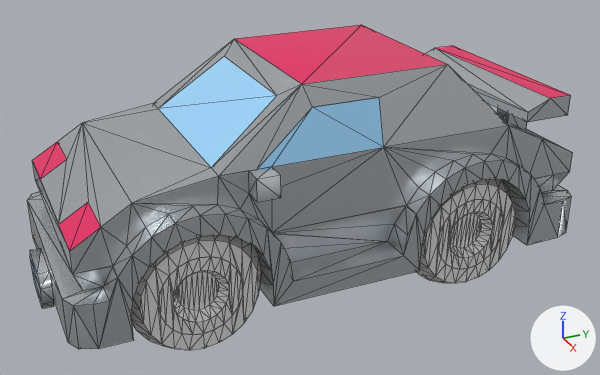
The glTF model 3d/assets/looktest_kenney.glb as it was, and as the next commit left it.
Camera for both pictures: a 50 mm camera at (5.31, -2.35, 3.35) aimed at (0.06, 0.01, 0.73). Every picture has the same lights, and +X, +Y and +Z are marked at lower right. The first picture is the older version. Mesh edges are drawn as thin lines. Where no turn or scale is listed for an object, it has been applied to the vertices. Vertices at exactly the same position are counted once.

In view in the first picture: 'LuluCar_body.001', 'Wheel_FL.001', 'Wheel_RL.001'.
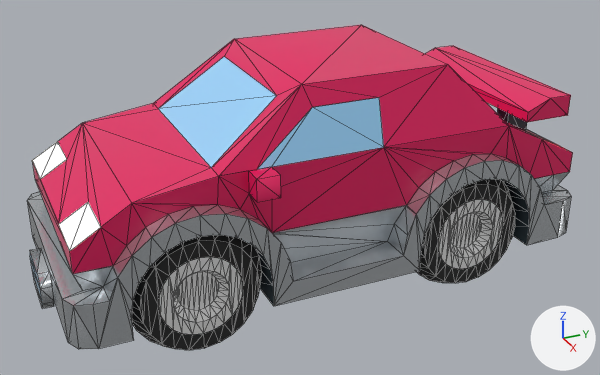
What differs and where, as boxes (x1, y1, x2, y2) in the pictures (600 x 375 px):
```json
{"part": 1, "of": "me_lulucar_body_001", "change": "recoloured", "before": [32, 39, 573, 274], "after": [32, 39, 573, 274], "on screen": "light grey to pink"}
{"part": 2, "of": "me_lulucar_body_001", "change": "recoloured", "before": [255, 108, 529, 306], "after": [255, 108, 529, 306]}
{"part": 3, "of": "me_lulucar_body_001", "change": "recoloured", "before": [33, 142, 101, 251], "after": [33, 142, 101, 251], "on screen": "pink to pale yellow"}
{"part": 4, "of": "me_wheel_fl_001", "change": "recoloured", "before": [132, 235, 262, 350], "after": [132, 235, 262, 350], "on screen": "white to black"}
{"part": 5, "of": "me_wheel_rl_001", "change": "recoloured", "before": [417, 179, 515, 283], "after": [417, 179, 515, 283]}
```

The change, as JSON lines over the scene's bpy script:
```json
{"op": "add", "block": "mat_tire", "code": ["mat_tire = principled_material('Tire')", "mat_tire.base_color = (0.0194, 0.0194, 0.0194)  # black #262626", "mat_tire.roughness = 0.9"]}
{"op": "add", "block": "mat_taillight", "code": ["mat_taillight = principled_material('Taillight')", "mat_taillight.base_color = (1.0, 0.00857, 0.0578)  # red #ff1744", "mat_taillight.roughness = 0.3", "mat_taillight.emission_color = (1.0, 0.00857, 0.0578)  # red #ff1744", "mat_taillight.emission_strength = 1.2"]}
{"op": "add", "block": "mat_headlight", "code": ["mat_headlight = principled_material('Headlight')", "mat_headlight.base_color = (1.0, 0.939, 0.753)  # pale yellow #fff8e1", "mat_headlight.roughness = 0.2", "mat_headlight.emission_color = (1.0, 0.939, 0.753)  # pale yellow #fff8e1", "mat_headlight.emission_strength = 2.0"]}
{"block": "me_lulucar_body_001", "where": "me_lulucar_body_001.from_pydata(...)  # 388 vertices, 759 faces; spans x -0.91..0.91, y -1.97..2.05, z 0.24..1.74"}
{"block": "me_lulucar_body_001", "where": "# used by ob_lulucar_body_001; location = (0.0, 0.0, 0.0)"}
{"block": "me_lulucar_body_001", "change": "me_lulucar_body_001 part 1: 160 faces spanning x -0.91..0.91, y -1.82..1.98, z 0.79..1.74 switch from mat_chrome (light grey #d7dce0) to mat_body (pink #e91e63)"}
{"block": "me_lulucar_body_001", "change": "me_lulucar_body_001 part 2: 184 faces spanning x -0.91..0.91, y -1.52..1.78, z 0.32..1.26 switch from mat_chrome (light grey #d7dce0) to mat_darktrim (dark blue #37474f)"}
{"block": "me_lulucar_body_001", "change": "me_lulucar_body_001 part 3: 4 faces spanning x -0.77..0.77, y -1.82..-1.62, z 0.95..1.07 switch from mat_body (pink #e91e63) to mat_headlight (pale yellow #fff8e1, glowing pale yellow #fff8e1)"}
{"op": "add", "block": "me_lulucar_body_001", "code": "me_lulucar_body_001.materials.append(mat_taillight)  # red #ff1744, glowing red #ff1744"}
{"block": "me_wheel_fl_001", "where": "me_wheel_fl_001.from_pydata(...)  # 216 vertices, 332 faces; spans x -0.245..0.245, y -0.474..0.474, z -0.474..0.474"}
{"block": "me_wheel_fl_001", "where": "# used by ob_wheel_fl_001; location = (0.595, -1.043, 0.474)"}
{"block": "me_wheel_fl_001", "change": "me_wheel_fl_001 part 4: 214 of the faces centred in x -0.245..0.245, y -0.469..0.469, z -0.469..0.469 switch from mat_rim (white #f5f5f5) to mat_tire (black #262626)"}
{"block": "me_wheel_rl_001", "where": "me_wheel_rl_001.from_pydata(...)  # 216 vertices, 332 faces; spans x -0.245..0.245, y -0.474..0.474, z -0.474..0.474"}
{"block": "me_wheel_rl_001", "where": "# used by ob_wheel_rl_001; location = (0.595, 1.043, 0.474)"}
{"block": "me_wheel_rl_001", "change": "me_wheel_rl_001 part 5: 214 of the faces centred in x -0.245..0.245, y -0.469..0.469, z -0.469..0.469 switch from mat_rim (white #f5f5f5) to mat_tire (black #262626)"}
```
